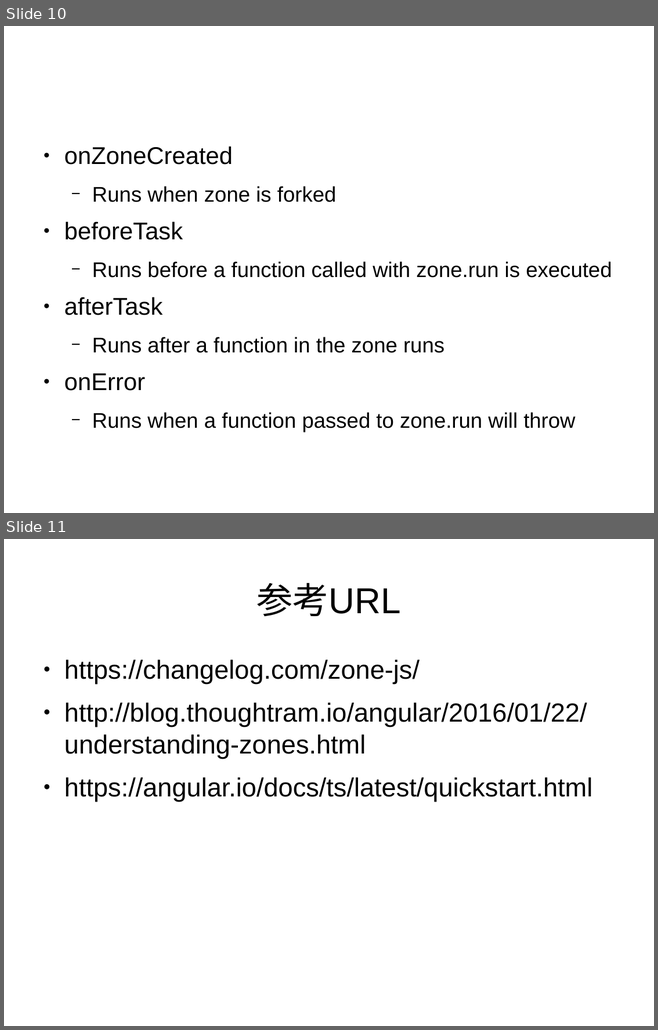
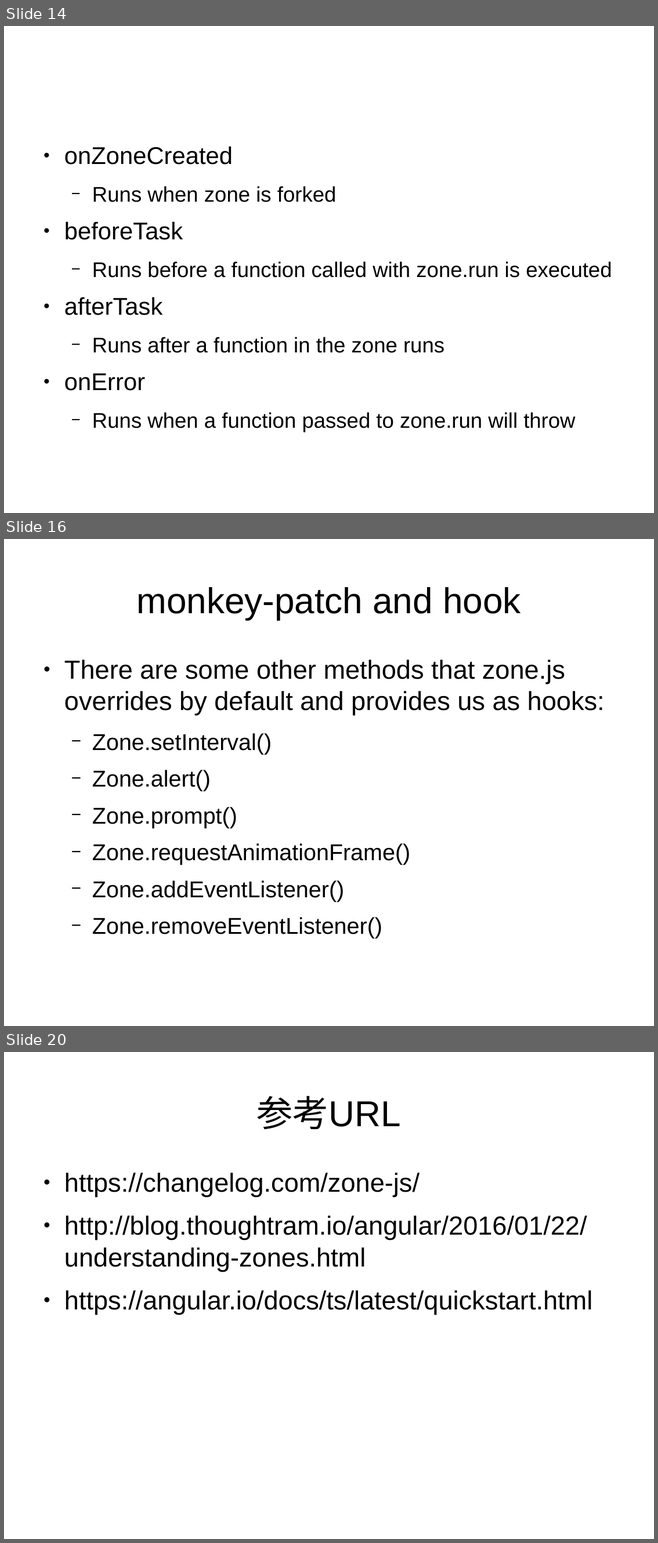
Before and after one commit to sallop/zone-tutorial, a slide deck: resume.odp. Shown one above the other, each under a label of ours: slides 10 and 11 before the commit, slides 14, 16 and 20 after it; the slides between them are not shown. The pictures are 658x1030 and 658x1543 pixels, drawn with LibreOffice and Linux fonts; fonts in the diff are those of the drawing. Boxes give left, top, right and bottom in pixels: in the first picture for what was removed or moved away, otherwise in the second. Text is boxed around its words. In the diff, an @@ line names an element or a change of style, - is before the commit and + after.

```diff
--- a/resume.odp
+++ b/resume.odp
@@ slide 16 added at <box>4,539,654,1026</box>, background #FFFFFF @@
@@ title added at <box>136,587,521,620</box>, 44 pt, text #000000 @@
+monkey-patch and hook
@@ text added at <box>64,660,604,939</box>, 28 pt, text #000000 @@
+● There are some other methods that zone.js overrides by default and provides us as hooks:
+  − Zone.setInterval()
+  − Zone.alert()
+  − Zone.prompt()
+  − Zone.requestAnimationFrame()
+  − Zone.addEventListener()
+  − Zone.removeEventListener()
@@ what was slide 10 is now slide 14 @@
@@ what was slide 11 is now slide 20 @@
```
Also in this commit, not shown: 1 slide changed, 8 other slides added.
